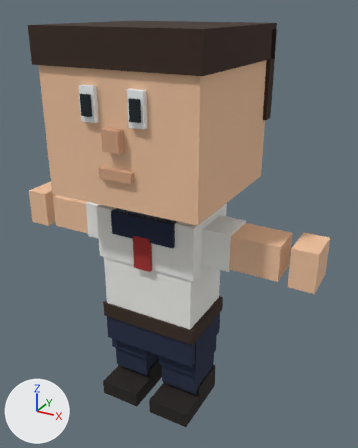
The glTF model jarvis/ui/web/frontend/src/assets/society/figures/biped-office.glb, before and after one commit.
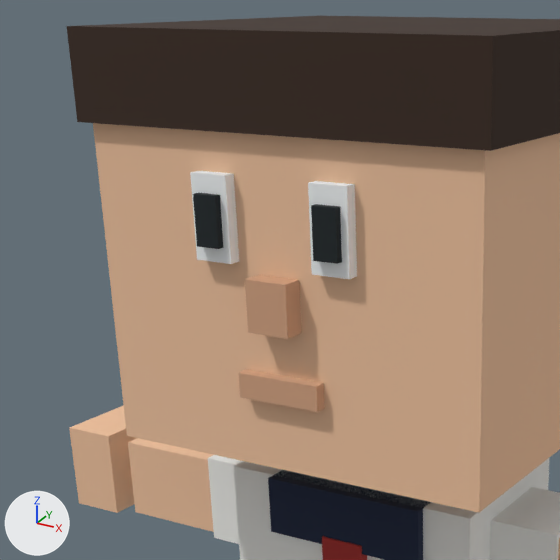
Each version is shown whole from a 50 mm lens placed at (1.314, -2.198, 2.257), pointed at (0.075, 0.055, 1.131), then close up on the part from 0% to 65% of the width and 3% to 55% of the height. Every picture has the same lights, and +X, +Y and +Z are marked at lower left. The older version's two pictures come first. Vertices at exactly the same position are counted once.

Names of what the first close-up shows: 'Body'.
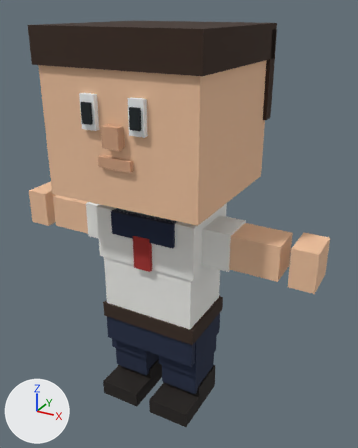
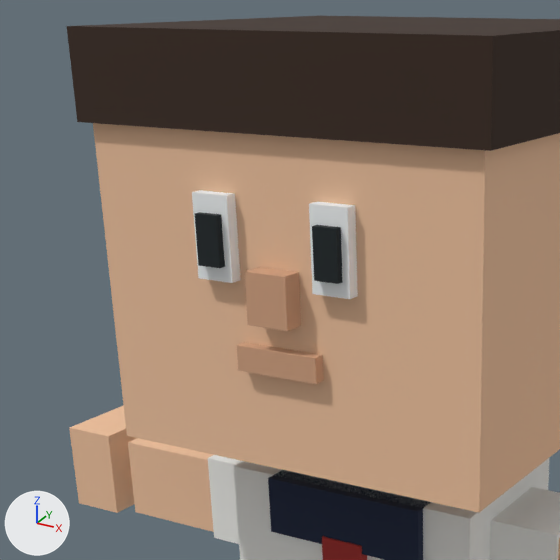
The change in detail:
me_body has 248 vertices, 372 faces and spans x -0.9..0.9, y -0.45..0.43, z 0.0..2.18.
me_body is used by ob_body; location (0.0, 0.0, 0.0).
me_body part 1: the loose piece of 8 vertices spanning x 0.09..0.17, y -0.43..-0.38, z 1.78..1.94 is moved by (0.0, 0.0, -0.04).
me_body part 2: the loose piece of 8 vertices spanning x 0.1..0.16, y -0.44..-0.41, z 1.8..1.9 is moved by (0.0, 0.0, -0.04).
me_body part 3: the loose piece of 8 vertices spanning x -0.17..-0.09, y -0.43..-0.38, z 1.78..1.94 is moved by (0.0, 0.0, -0.04).
me_body part 4: the loose piece of 8 vertices spanning x -0.16..-0.1, y -0.44..-0.41, z 1.8..1.9 is moved by (0.0, 0.0, -0.04).
me_body part 5: the loose piece of 8 vertices spanning x -0.05..0.05, y -0.45..-0.38, z 1.66..1.76 is moved by (0.0, 0.0, 0.01).
me_body part 6: the loose piece of 8 vertices spanning x -0.09..0.09, y -0.43..-0.38, z 1.52..1.57 is moved by (0.0, 0.0, 0.05).

Boxes (x1, y1, x2, y2) around the edits, measured in the close-ups (560 x 560 px; the box of a moved part takes in the faces that stretch with it):
part 1 of me_body, moved or reshaped
    before: (308, 181, 357, 279)
    after: (309, 202, 358, 299)
part 2 of me_body, moved or reshaped
    before: (311, 204, 342, 264)
    after: (312, 225, 342, 284)
part 3 of me_body, moved or reshaped
    before: (190, 171, 239, 264)
    after: (192, 190, 240, 283)
part 4 of me_body, moved or reshaped
    before: (193, 193, 224, 249)
    after: (194, 212, 225, 268)
part 5 of me_body, moved or reshaped
    before: (245, 275, 302, 339)
    after: (244, 267, 301, 331)
part 6 of me_body, moved or reshaped
    before: (238, 369, 325, 412)
    after: (237, 342, 324, 384)
